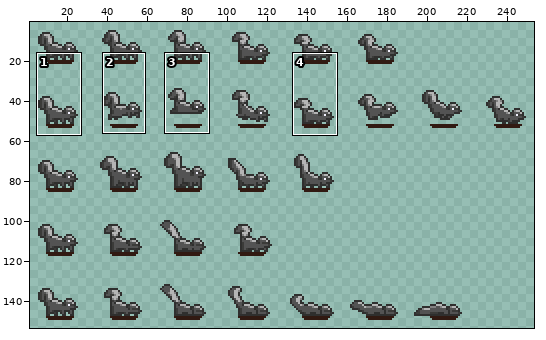
Sprite sheet, stored at assets/Images/Sprite Sheet Skunk.png. Above, an overview of the earlier version with the close-up marked.
Close-up. Before:
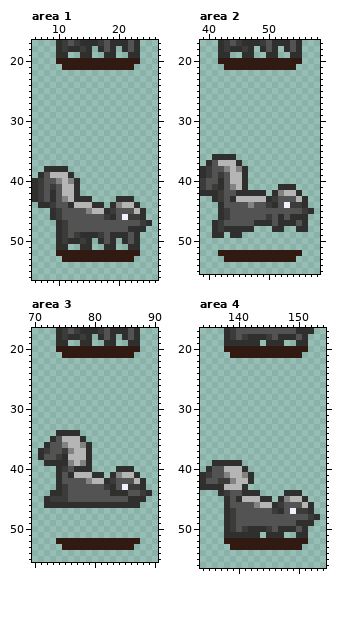
The file is 256x160 pixels. Shown: area 1: x 6..26, y 17..56; area 2: x 39..58, y 17..55; area 3: x 70..90, y 17..55; area 4: x 134..154, y 17..56. The wide view leaves out empty margins. The commit also changed other parts of the picture, which this record leaves out.
Once edited:
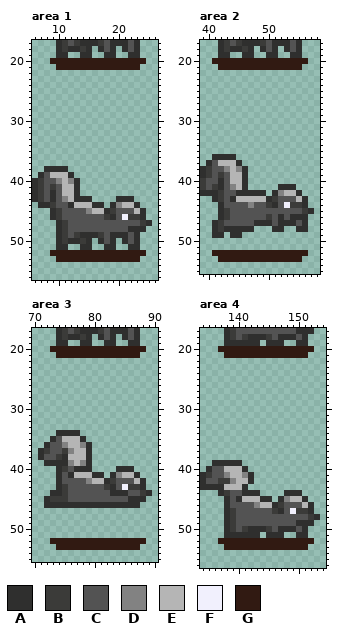
Palette (. is transparent): A #2f2f2e  B #3b3b39  C #535353  D #828282  E #b5b5b5  F #f1f0fd  G #311a12
What changed:
--- area 1
@@ x 6..26 @@
 19 ....AA..AA..AA..AA...
-20 ....GGGGGGGGGGGGGG...
-21 .....GGGGGGGGGGGG....
+20 ...GGGGGGGGGGGGGGGG..
+21 ....GGGGGGGGGGGGGG...
 22 .....................
@@ x 6..26 @@
 51 ....AA..AA..AA..AA...
-52 ....GGGGGGGGGGGGGG...
-53 .....GGGGGGGGGGGG....
+52 ...GGGGGGGGGGGGGGGG..
+53 ....GGGGGGGGGGGGGG...
 54 .....................
--- area 2
@@ x 39..58 @@
 19 ...AA..AA..AA..AA...
-20 ...GGGGGGGGGGGGGG...
-21 ....GGGGGGGGGGGG....
+20 ..GGGGGGGGGGGGGGGG..
+21 ...GGGGGGGGGGGGGG...
 22 ....................
@@ x 39..58 @@
 51 ....................
-52 ...GGGGGGGGGGGGGG...
-53 ....GGGGGGGGGGGG....
+52 ..GGGGGGGGGGGGGGGG..
+53 ...GGGGGGGGGGGGGG...
 54 ....................
--- area 3
@@ x 70..90 @@
 19 ....AA..AA..AA..AA...
-20 ....GGGGGGGGGGGGGG...
-21 .....GGGGGGGGGGGG....
+20 ...GGGGGGGGGGGGGGGG..
+21 ....GGGGGGGGGGGGGG...
 22 .....................
@@ x 70..90 @@
 51 .....................
-52 ....GGGGGGGGGGGGGG...
-53 .....GGGGGGGGGGGG....
+52 ...GGGGGGGGGGGGGGGG..
+53 ....GGGGGGGGGGGGGG...
 54 .....................
--- area 4
@@ x 134..154 @@
 19 ....AAAAAA.AAA..AA...
-20 ....GGGGGGGGGGGGGG...
-21 .....GGGGGGGGGGGG....
+20 ...GGGGGGGGGGGGGGGG..
+21 ....GGGGGGGGGGGGGG...
 22 .....................
@@ x 134..154 @@
 51 ....AAAAAA.AAA..AA...
-52 ....GGGGGGGGGGGGGG...
-53 .....GGGGGGGGGGGG....
+52 ...GGGGGGGGGGGGGGGG..
+53 ....GGGGGGGGGGGGGG...
 54 .....................
